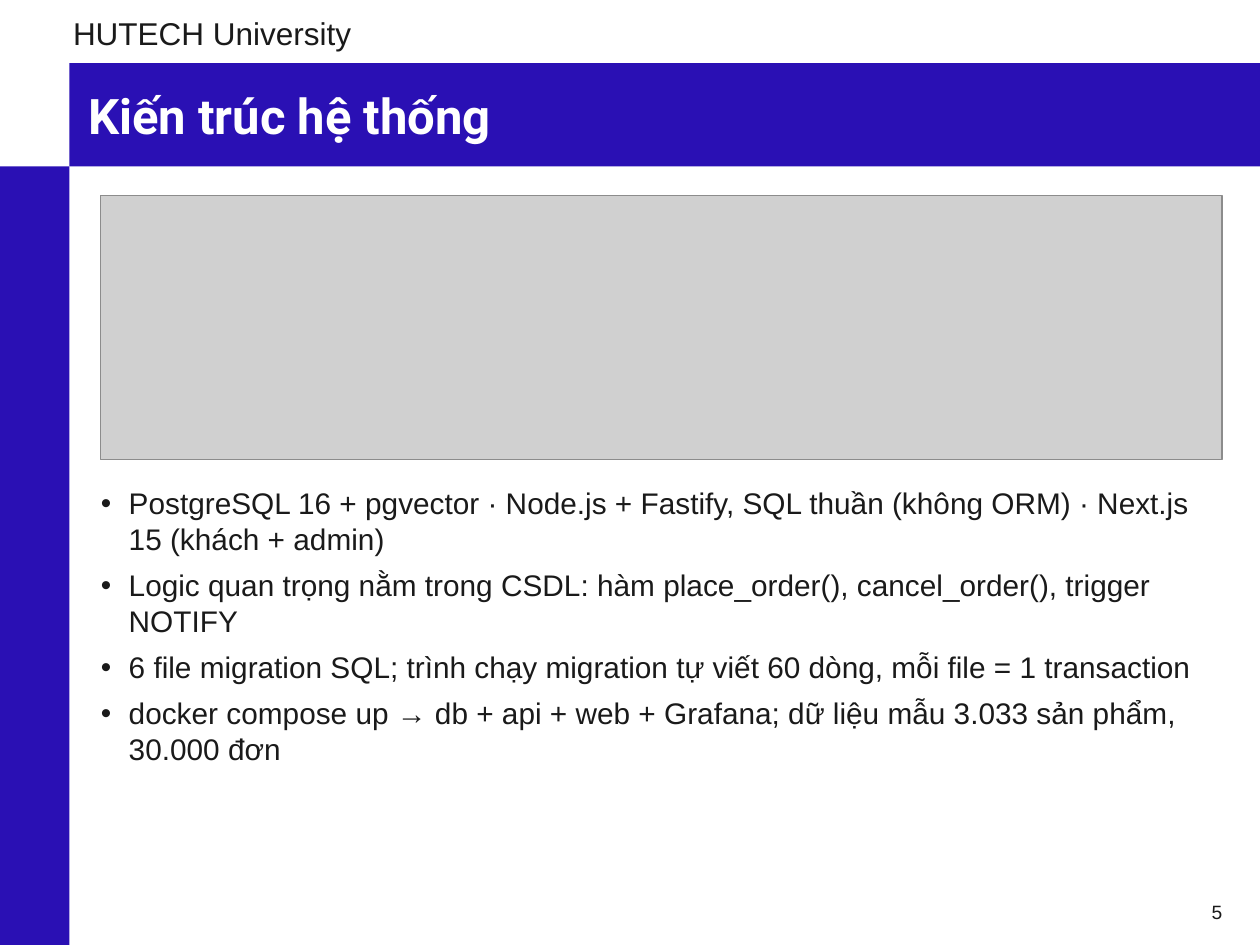
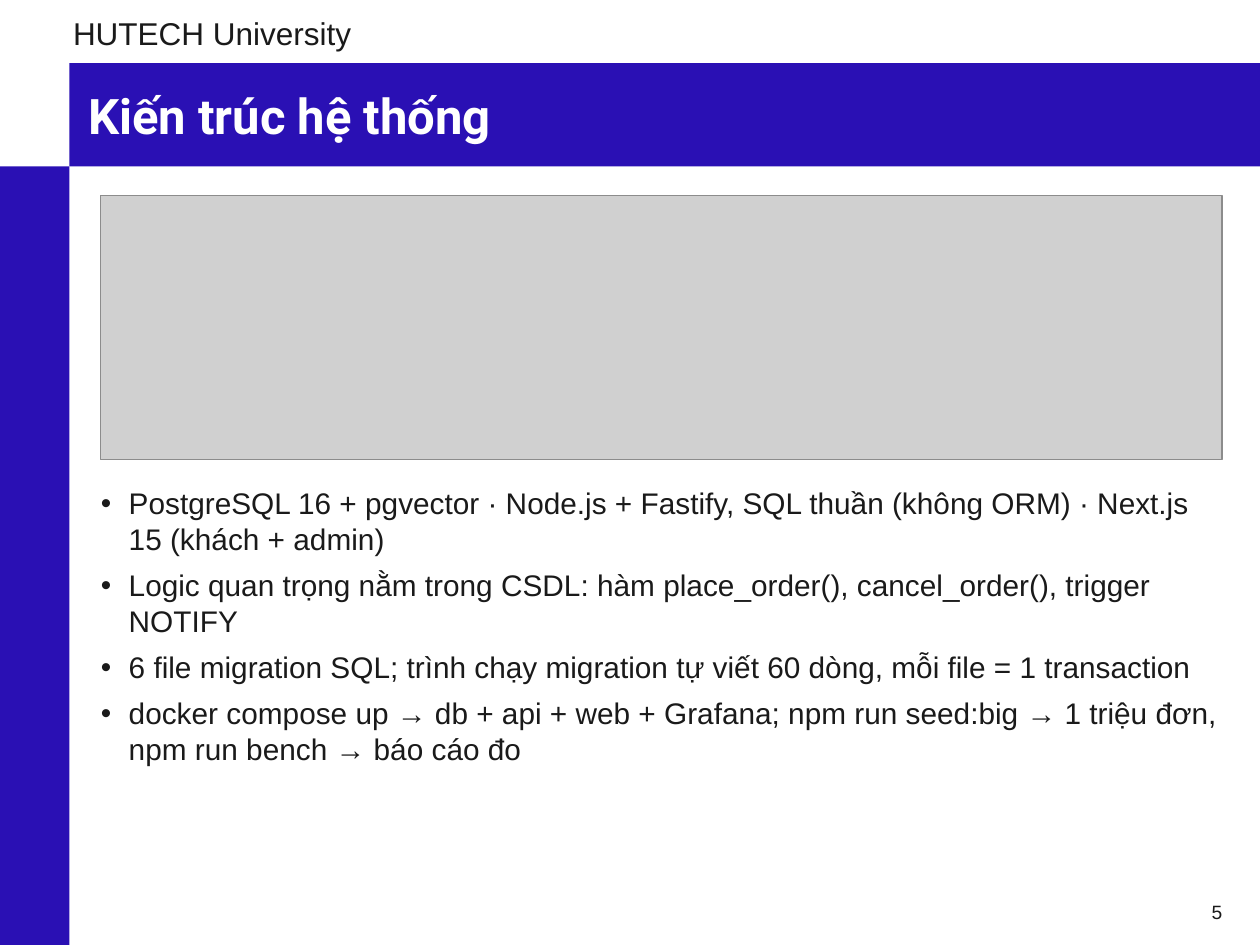
Before and after one commit to phunganhtuan123/master-csdl, a slide deck: slide 5 of docs/Slide_CSDL_Nhom6_PostgreSQL.pptx. Drawn at 1260x945 pixels with LibreOffice and Linux fonts; fonts in the diff are those of the drawing; grey boxes stand for pictures; background and template pictures are left out. Boxes give left, top, right and bottom in pixels: in the first picture for what was removed or moved away, otherwise in the second. Text is boxed around its words. In the diff, an @@ line names an element or a change of style, - is before the commit and + after.

```diff
--- a/docs/Slide_CSDL_Nhom6_PostgreSQL.pptx
+++ b/docs/Slide_CSDL_Nhom6_PostgreSQL.pptx
@@ text at (x1=129, y1=702, x2=1217, y2=766): text changed @@
-• docker compose up → db + api + web + Grafana; dữ liệu mẫu 3.033 sản phẩm, 30.000 đơn
+• docker compose up → db + api + web + Grafana; npm run seed:big → 1 triệu đơn, npm run bench → báo cáo đo
```
Also in this commit, not shown: 9 other slides changed, 24 other files.
